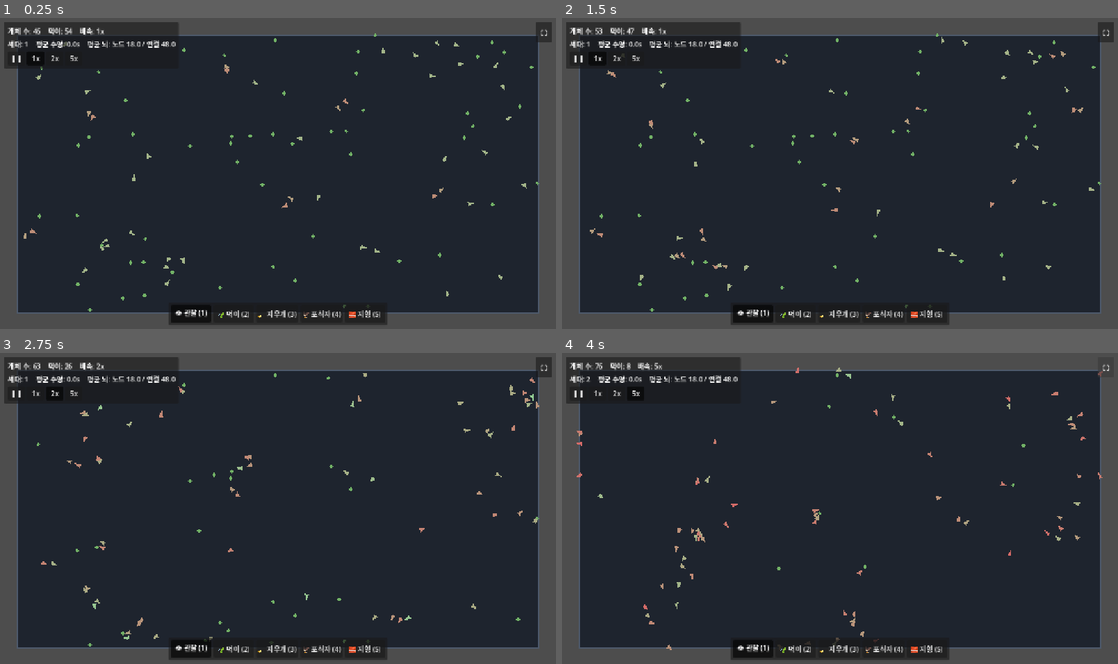
Above: before the commit, frames 1-4 (two rows, left to right).
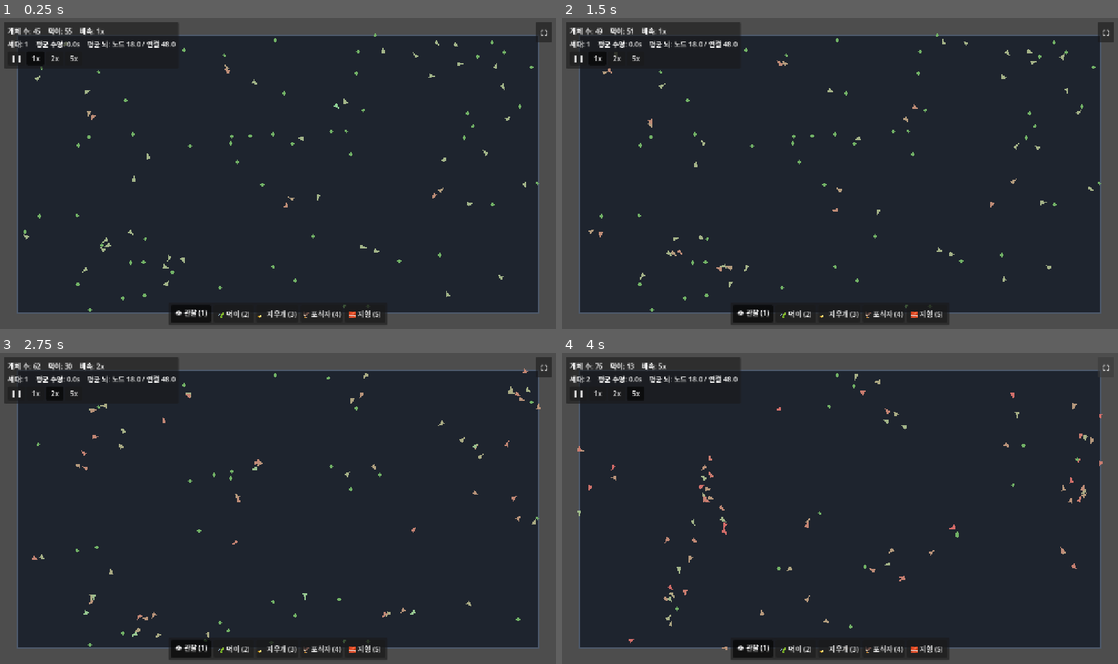
Above: after the commit, the same moments.

Repository: MoriochoRadio/mindlings
Game: Godot game, scene res://scenes/Main.tscn
Two runs of this game, one before a commit and one after it. Both use one fixed random seed, a clock stepped at 60 frames per second and the inputs below.
Inputs:
- Up to frame 1 (0.25 s): no input
- Up to frame 2 (1.5 s): click "❚❚" at 0.5 s; click "1x" at 1.25 s
- Up to frame 3 (2.75 s): click "2x" at 2 s
- Up to frame 4 (4 s): click "5x" at 2.75 s; click "⛶" at 3.5 s

The runs differ from the first frame. In frame 1, 0.2% of the frame differs, in the area x 4-95%, y 3-90%; in frame 2, 0.4%; in frame 3, 0.9%; in frame 4, 1.3%, in the area x 2-98%, y 3-96%.

Commit message:
fix: 잔여 떨림 완화 + 맵 가장자리 끼임(경계 graceful slide)
1) 잔여 떨림: 기본값을 조금 더 부드럽게 — move_smoothing_rate 16→12,
   arrival_damping 0.7→0.82, 도착 감속 시작을 food_near 0.85→0.8로 살짝 일찍/완만하게.
   (접근/섭취 속도엔 영향 미미 — 굶음·수명 악화 없는 선.)

2) 맵 가장자리 끼임: 하드 클램프만 하던 경계를 '벽과 동일한 graceful slide'로.
   - World.slide_at_bounds: 가장자리에서 바깥 성분은 0(미끄러짐), 순수 바깥 방향이라 멈추면
     경계 접선/안쪽으로 같은 속력만큼 보정 → '화살표 박힌 채 멈춰 죽는' 현상 제거.
   - Creature/Predator 이동에 적용. heading도 보정된 방향을 따라 자연스럽게.
   - 경계는 벽이 아니므로 occlusion/타깃 선택엔 영향 없음(점검 완료).

원칙: 모터/지각 안정화만, 진화한 행동은 유지.

Co-Authored-By: Claude Opus 4.8 (1M context) <noreply@anthropic.com>

Diff:
--- a/scripts/Creature.gd
+++ b/scripts/Creature.gd
@@ -30,9 +30,9 @@
 
 @export_group("모터 안정화")
 ## 이동 출력 스무딩 속도(높을수록 즉답, 낮을수록 부드럽게). 먹이 앞 좌우 떪 방지.
-@export var move_smoothing_rate: float = 16.0
+@export var move_smoothing_rate: float = 12.0
 ## 먹이에 거의 도착하면 속도를 줄여 정착(오버슈트 진동 방지). 0=감속 없음, 1=강하게.
-@export_range(0.0, 1.0) var arrival_damping: float = 0.7
+@export_range(0.0, 1.0) var arrival_damping: float = 0.82
 
 # 타깃 히스테리시스: 현재 먹이를 고수하고, 새 먹이가 이만큼 더 가까울 때만 교체(깜빡임 방지).
 const _TARGET_SWITCH_RATIO2: float = 0.7  # 거리² 비교(≈ 16% 이상 가까워야 교체)
@@ -109,6 +109,9 @@
 	# 진화한 '방향 결정'은 그대로 두고, 그 출력을 매끄럽게 따라가게만 한다.
 	var drive_raw := Vector2(out[BrainBuilder.OUT_MOVE_X], out[BrainBuilder.OUT_MOVE_Y]).limit_length(1.0)
 	_drive = _drive.lerp(drive_raw, clampf(move_smoothing_rate * delta, 0.0, 1.0))
+	# 경계 접선 슬라이드: 가장자리에서 바깥으로 향하면 미끄러지거나 안쪽으로 보정(박힘/아사 방지).
+	if _world != null:
+		_drive = _world.slide_at_bounds(position, _drive)
 	if _drive.length() > 0.01:
 		_heading = _drive.angle()
 		rotation = _heading
@@ -116,8 +119,8 @@
 	# 도착 감속: 먹이에 거의 닿으면 속도를 줄여 정착(오버슈트로 지나쳤다 되돌아오는 진동 방지).
 	var food_near: float = _last_sense[BrainBuilder.IN_FOOD_NEAR]
 	var speed: float = move_speed
-	if food_near > 0.85:
-		speed *= lerpf(1.0, 1.0 - arrival_damping, clampf((food_near - 0.85) / 0.15, 0.0, 1.0))
+	if food_near > 0.8:
+		speed *= lerpf(1.0, 1.0 - arrival_damping, clampf((food_near - 0.8) / 0.2, 0.0, 1.0))
 
 	var desired: Vector2 = position + _drive * speed * delta
 	if _world != null:
--- a/scripts/Predator.gd
+++ b/scripts/Predator.gd
@@ -81,8 +81,13 @@
 	if moving.length() > 0.01:
 		# 부드러운 선회(각도 보간). 급선회하는 먹잇감은 turn_rate가 낮을수록 놓친다.
 		_heading = lerp_angle(_heading, moving.angle(), clampf(turn_rate * delta, 0.0, 1.0))
-		rotation = _heading
-		var desired: Vector2 = position + Vector2.from_angle(_heading) * move_speed * delta
+		var step: Vector2 = Vector2.from_angle(_heading) * move_speed * delta
+		if _world != null:
+			step = _world.slide_at_bounds(position, step)  # 경계에 박히지 말고 미끄러지게
+		if step.length() > 0.001:
+			_heading = step.angle()
+			rotation = _heading
+		var desired: Vector2 = position + step
 		if _world != null:
 			desired = _world.resolve_move(position, desired)  # 벽을 통과 못 하고 따라 미끄러진다
 		position = desired.clamp(_bounds.position, _bounds.end)
--- a/scripts/World.gd
+++ b/scripts/World.gd
@@ -419,6 +419,33 @@
 		result.y = to.y
 	return result
 
+## 경계 접선 슬라이드(개체·포식자 공용). 월드 가장자리를 벽처럼 다룬다:
+## 바깥으로 향하는 이동 성분은 0으로(미끄러짐), 순수 바깥 방향이라 멈추면 경계 접선/안쪽으로
+## 자연스럽게 돌려준다 → '가장자리에 화살표 박힌 채 멈춰 죽는' 현상 방지(모터 안정화).
+func slide_at_bounds(pos: Vector2, vec: Vector2, margin: float = 1.0) -> Vector2:
+	var v: Vector2 = vec
+	var bx: bool = (pos.x <= _bounds.position.x + margin and v.x < 0.0) \
+		or (pos.x >= _bounds.end.x - margin and v.x > 0.0)
+	var by: bool = (pos.y <= _bounds.position.y + margin and v.y < 0.0) \
+		or (pos.y >= _bounds.end.y - margin and v.y > 0.0)
+	if bx:
+		v.x = 0.0
+	if by:
+		v.y = 0.0
+	# 성분 제거 후 거의 멈췄다면(순수 바깥 방향) 접선/안쪽으로 같은 속력만큼 돌려 박힘 방지.
+	var spd: float = vec.length()
+	if v.length() < 0.01 and spd > 0.01:
+		var center: Vector2 = _bounds.get_center()
+		if bx and not by:
+			var sy: float = signf(vec.y) if absf(vec.y) > 0.01 else signf(center.y - pos.y)
+			v = Vector2(0.0, sy) * spd
+		elif by and not bx:
+			var sx: float = signf(vec.x) if absf(vec.x) > 0.01 else signf(center.x - pos.x)
+			v = Vector2(sx, 0.0) * spd
+		else:
+			v = (center - pos).normalized() * spd
+	return v
+
 func _random_point() -> Vector2:
 	return Vector2(
 		randf_range(_bounds.position.x, _bounds.end.x),
Not shown, changed: docs/LEGIBILITY_UX.md
